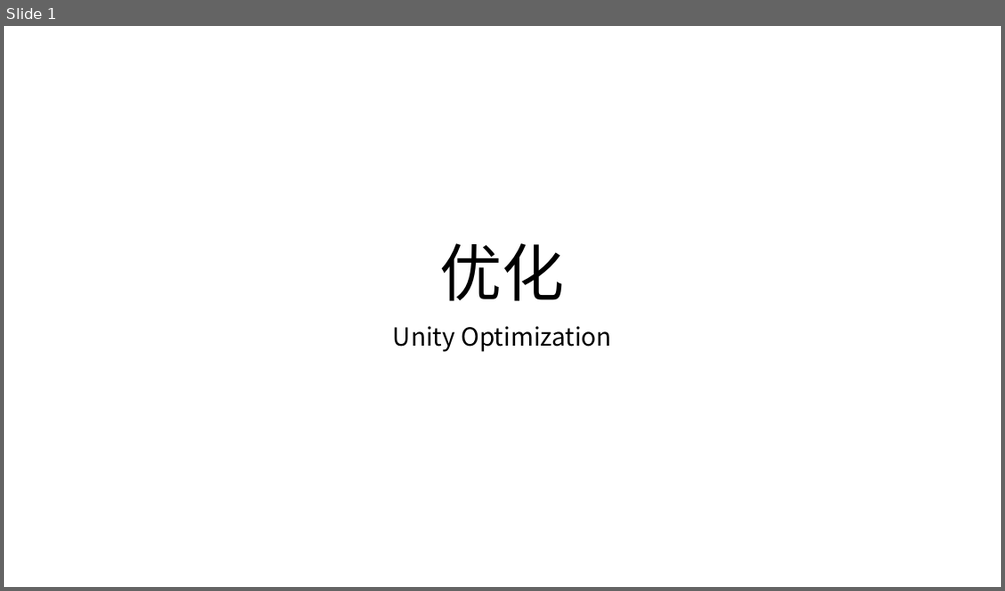
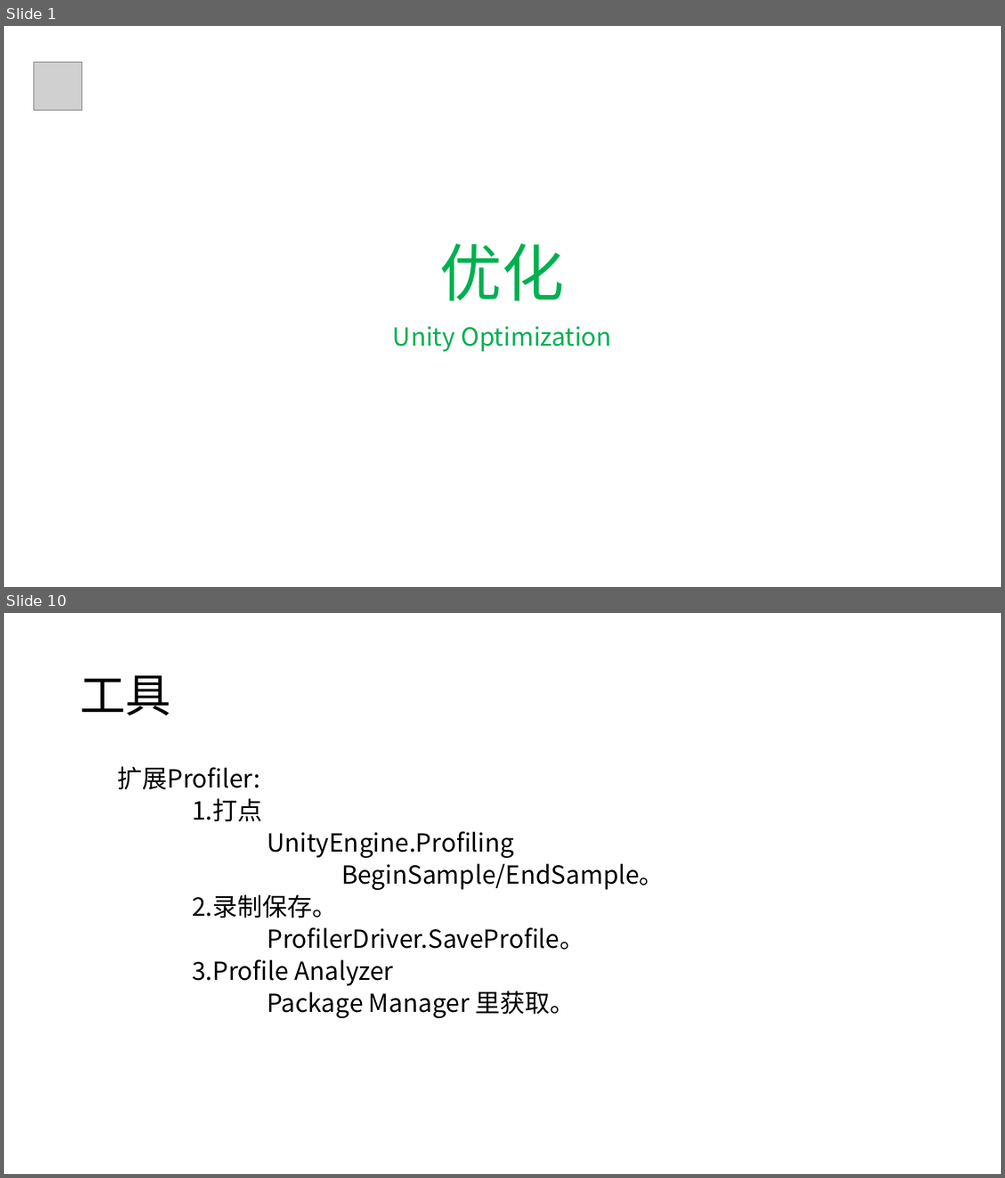
Before and after one commit to llyao/NoteOfGameDevelop, a slide deck: 优化.pptx. Shown one above the other, each under a label of ours: slide 1 before the commit, slides 1 and 10 after it; the slides between them are not shown. The pictures are 1005x591 and 1005x1178 pixels, drawn with LibreOffice and Linux fonts; fonts in the diff are those of the drawing; grey boxes stand for pictures; background and template pictures are left out. Boxes give left, top, right and bottom in pixels: in the first picture for what was removed or moved away, otherwise in the second. Text is boxed around its words. In the diff, an @@ line names an element or a change of style, - is before the commit and + after.

```diff
--- a/优化.pptx
+++ b/优化.pptx
@@ slide 10 added at (4,613,1001,1174), background #FFFFFF @@
@@ title added at (80,675,171,715), 44 pt, text #000000 @@
+工具
@@ text added at (117,766,663,1018), 24 pt, text #000000 @@
+  扩展Profiler:
+  1.打点
+  UnityEngine.Profiling
+  BeginSample/EndSample。
+  2.录制保存。
+  ProfilerDriver.SaveProfile。
+  3.Profile Analyzer
+  Package Manager 里获取。
@@ slide 1 changed as well @@
@@ picture added at (33,62,81,111) @@
@@ title "优化" at (440,243,565,301): text colour #000000 to #00B050 @@
@@ subtitle "Unity Optimization" at (393,326,612,352): text colour #000000 to #00B050 @@
```
Also in this commit, not shown: 3 other slides changed, 8 other slides added.
